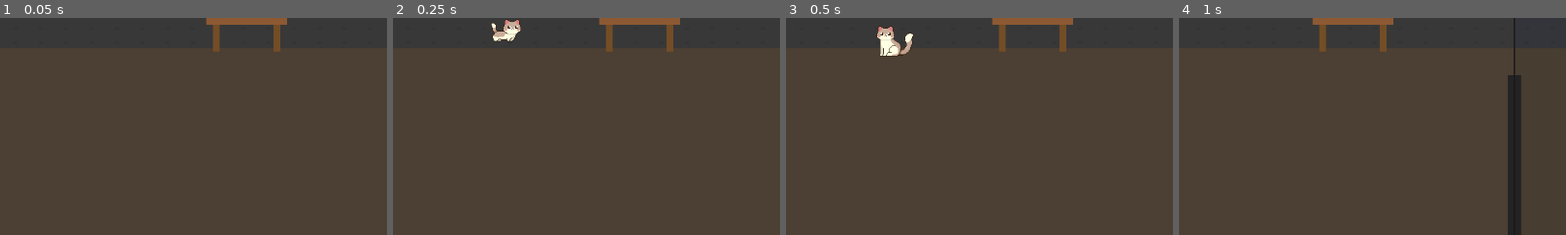
Above: before the commit, frames 1-4 (left to right).
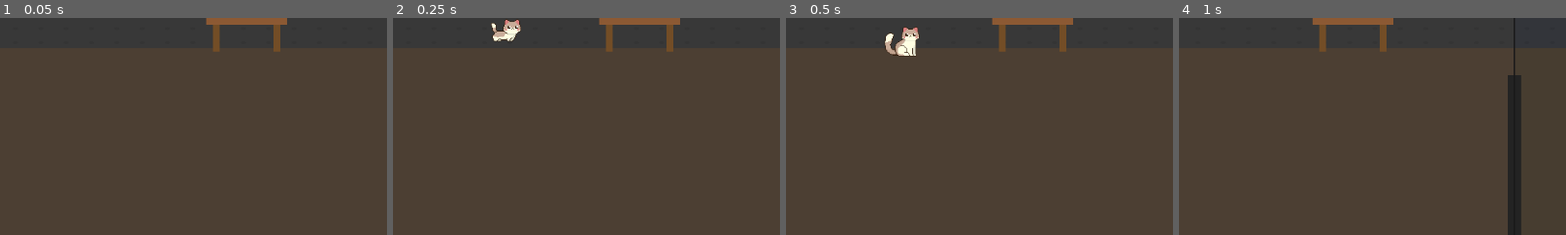
Above: after the commit, the same moments.

Repository: droptablestar/sneaky_cat2d
Game: Godot game, scene res://src/levels/main.tscn
Two runs of this game, one before a commit and one after it. Both use one fixed random seed, a clock stepped at 60 frames per second and the inputs below.
Inputs:
- Up to frame 1 (0.05 s): no input
- Up to frame 2 (0.25 s): no input
- Up to frame 3 (0.5 s): no input
- Up to frame 4 (1 s): tap Enter at 0.5 s; hold Right from 0.53 s (still down); hold F from 0.53 s (still down); tap Space at 0.77 s
The pictures show only the part of the screen within x 36-85%, y 49-99%; the shares and areas given below are measured in that part.

Frames 1-2 are identical in both runs. In frame 3, 1.0% of the frame differs, in the area x 23-35%, y 3-18%; in frame 4, nothing differs.

Commit message:
FIX: flip idle and hide sprites

Diff:
--- a/src/player/Player.tscn
+++ b/src/player/Player.tscn
@@ -5,43 +5,43 @@
 [ext_resource type="Texture2D" uid="uid://h0k0uh3ft0k2" path="res://src/assets/sprites/player/Idle.png" id="2_g641l"]
 [ext_resource type="Texture2D" uid="uid://i1xylpw7qese" path="res://src/assets/sprites/player/Running.png" id="3_3ojaj"]
 
+[sub_resource type="AtlasTexture" id="AtlasTexture_3ojaj"]
+atlas = ExtResource("2_3ojaj")
+region = Rect2(0, 0, 64, 64)
+
 [sub_resource type="AtlasTexture" id="AtlasTexture_1wxdb"]
 atlas = ExtResource("2_3ojaj")
-region = Rect2(0, 0, 64, 64)
+region = Rect2(64, 0, 64, 64)
 
 [sub_resource type="AtlasTexture" id="AtlasTexture_tm4vc"]
 atlas = ExtResource("2_3ojaj")
-region = Rect2(64, 0, 64, 64)
+region = Rect2(128, 0, 64, 64)
 
 [sub_resource type="AtlasTexture" id="AtlasTexture_ledjb"]
 atlas = ExtResource("2_3ojaj")
-region = Rect2(128, 0, 64, 64)
+region = Rect2(192, 0, 64, 64)
 
 [sub_resource type="AtlasTexture" id="AtlasTexture_jsrl5"]
 atlas = ExtResource("2_3ojaj")
-region = Rect2(192, 0, 64, 64)
+region = Rect2(256, 0, 64, 64)
 
 [sub_resource type="AtlasTexture" id="AtlasTexture_v32vt"]
 atlas = ExtResource("2_3ojaj")
-region = Rect2(256, 0, 64, 64)
+region = Rect2(320, 0, 64, 64)
 
 [sub_resource type="AtlasTexture" id="AtlasTexture_scfvx"]
 atlas = ExtResource("2_3ojaj")
-region = Rect2(320, 0, 64, 64)
+region = Rect2(384, 0, 64, 64)
 
 [sub_resource type="AtlasTexture" id="AtlasTexture_po5jt"]
 atlas = ExtResource("2_3ojaj")
-region = Rect2(384, 0, 64, 64)
+region = Rect2(448, 0, 64, 64)
 
 [sub_resource type="AtlasTexture" id="AtlasTexture_jj045"]
 atlas = ExtResource("2_3ojaj")
-region = Rect2(448, 0, 64, 64)
+region = Rect2(512, 0, 64, 64)
 
 [sub_resource type="AtlasTexture" id="AtlasTexture_7wf8o"]
-atlas = ExtResource("2_3ojaj")
-region = Rect2(512, 0, 64, 64)
-
-[sub_resource type="AtlasTexture" id="AtlasTexture_afsxn"]
 atlas = ExtResource("2_3ojaj")
 region = Rect2(576, 0, 64, 64)
 
@@ -97,6 +97,9 @@
 animations = [{
 "frames": [{
 "duration": 1.0,
+"texture": SubResource("AtlasTexture_3ojaj")
+}, {
+"duration": 1.0,
 "texture": SubResource("AtlasTexture_1wxdb")
 }, {
 "duration": 1.0,
@@ -122,13 +125,10 @@
 }, {
 "duration": 1.0,
 "texture": SubResource("AtlasTexture_7wf8o")
-}, {
-"duration": 1.0,
-"texture": SubResource("AtlasTexture_afsxn")
 }],
 "loop": true,
 "name": &"hide",
-"speed": 8.0
+"speed": 5.0
 }, {
 "frames": [{
 "duration": 1.0,
@@ -185,14 +185,12 @@
 
 [node name="Player" type="CharacterBody2D"]
 y_sort_enabled = true
-y_sort_origin = 24
 script = ExtResource("1_player_script")
 
 [node name="Anim" type="AnimatedSprite2D" parent="."]
 position = Vector2(0, 24)
-playing = false
 sprite_frames = SubResource("SpriteFrames_1wxdb")
-animation = &"hide"
+animation = &"idle"
 
 [node name="CollisionShape2D" type="CollisionShape2D" parent="."]
 shape = SubResource("RectangleShape2D_1")
Binary file changed: src/assets/sprites/player/Happy.png
Binary file changed: src/assets/sprites/player/Idle.png
